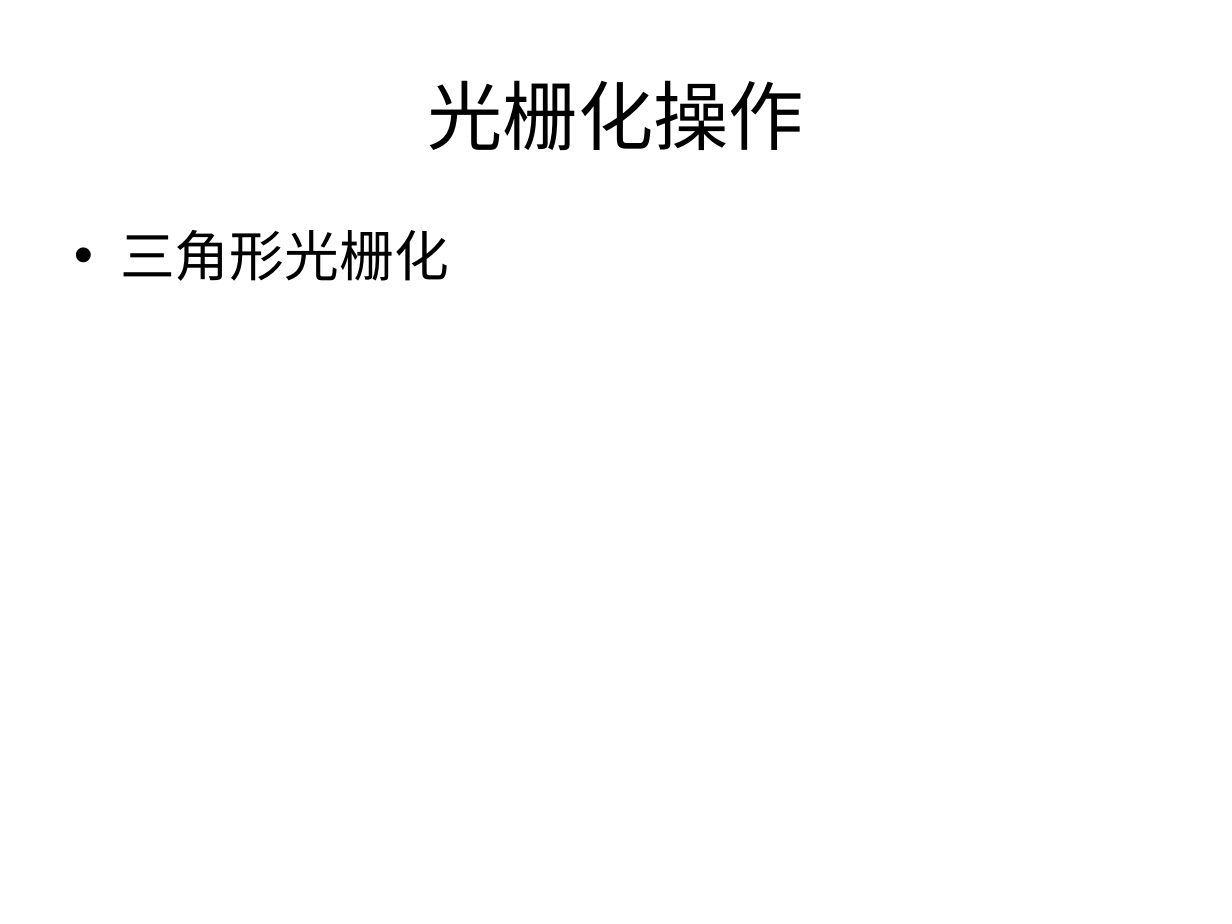
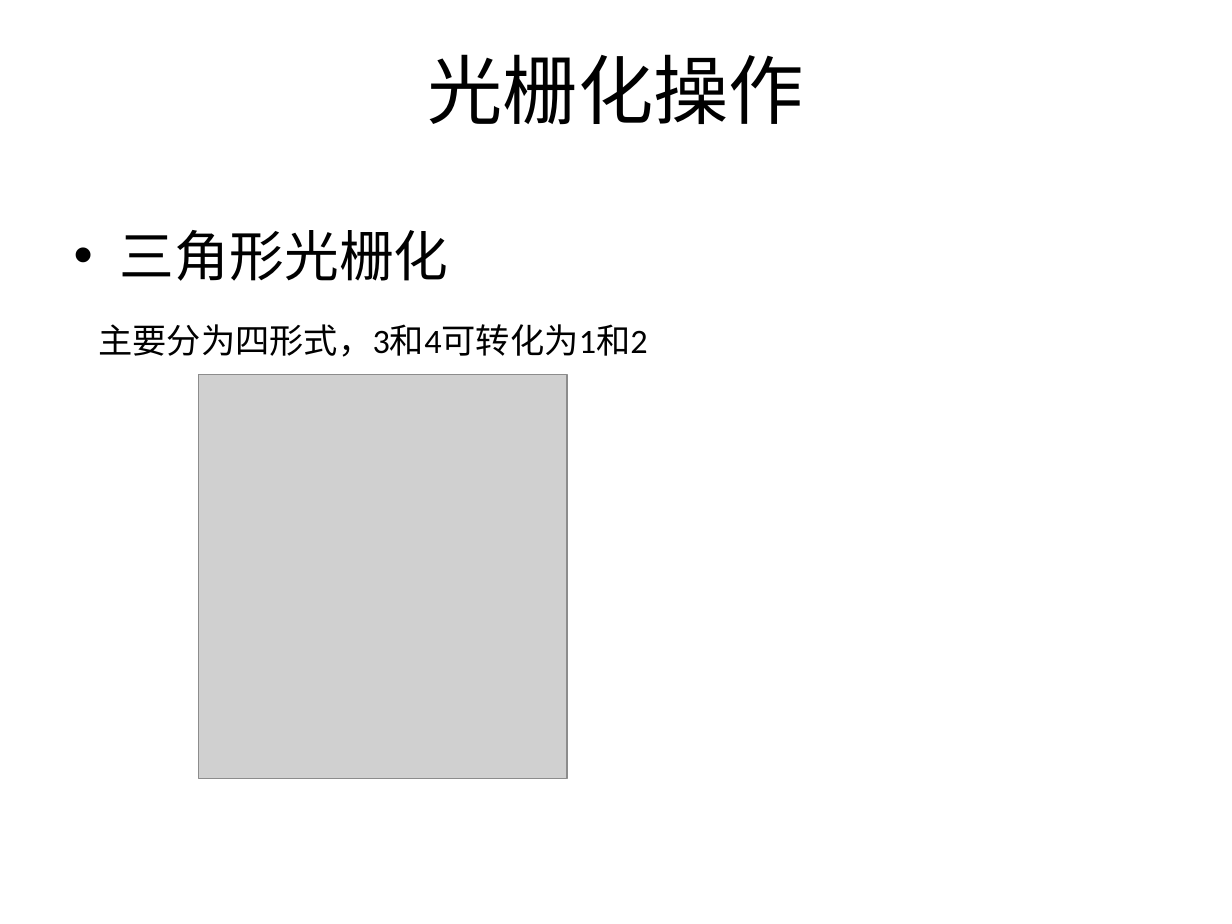
Before and after one commit to SeventhMage/MagicX, a slide deck: slide 33 of SoftEngine/doc/SoftwareRender.pptx (slide 30 before the commit). Drawn at 1232x924 pixels with LibreOffice and Linux fonts; fonts in the diff are those of the drawing; grey boxes stand for pictures; background and template pictures are left out. Boxes give left, top, right and bottom in pixels: in the first picture for what was removed or moved away, otherwise in the second. Text is boxed around its words. In the diff, an @@ line names an element or a change of style, - is before the commit and + after.

```diff
--- a/SoftEngine/doc/SoftwareRender.pptx
+++ b/SoftEngine/doc/SoftwareRender.pptx
@@ title "光栅化操作" at (x1=428, y1=54, x2=804, y2=125): vertical alignment middle to top @@
@@ text at (x1=98, y1=324, x2=648, y2=357): paragraph added @@
+主要分为四形式，3和4可转化为1和2
@@ picture added at (x1=198, y1=375, x2=567, y2=779) @@
```
Also in this commit, not shown: 33 other slides changed, 16 slides added, 1 slide removed.
